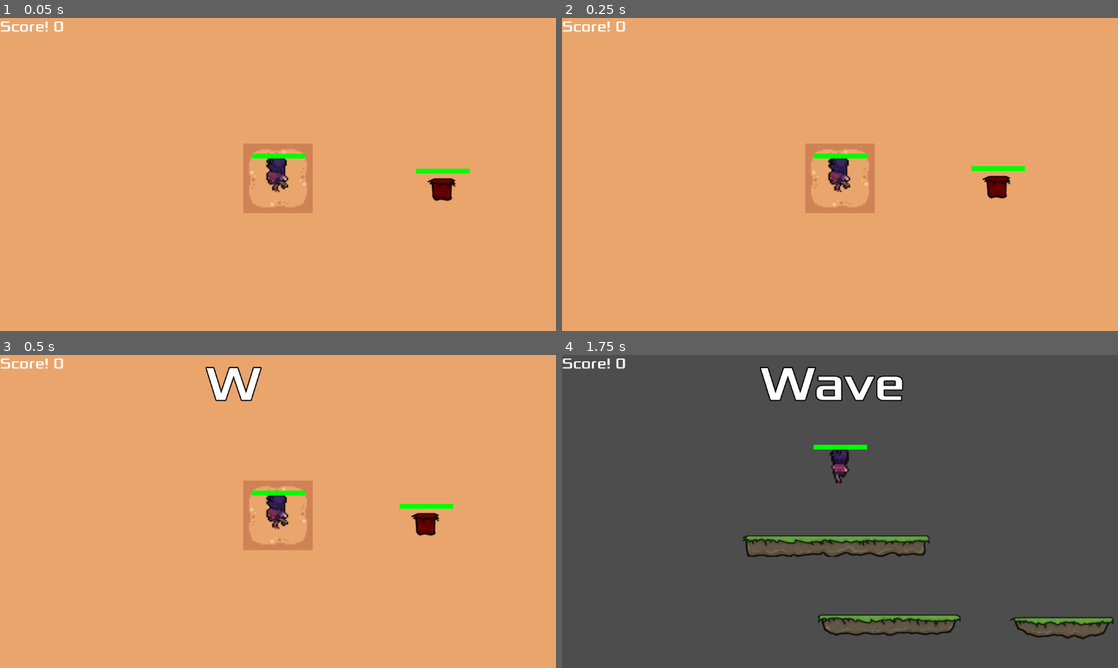
Above: before the commit, frames 1-4 (two rows, left to right).
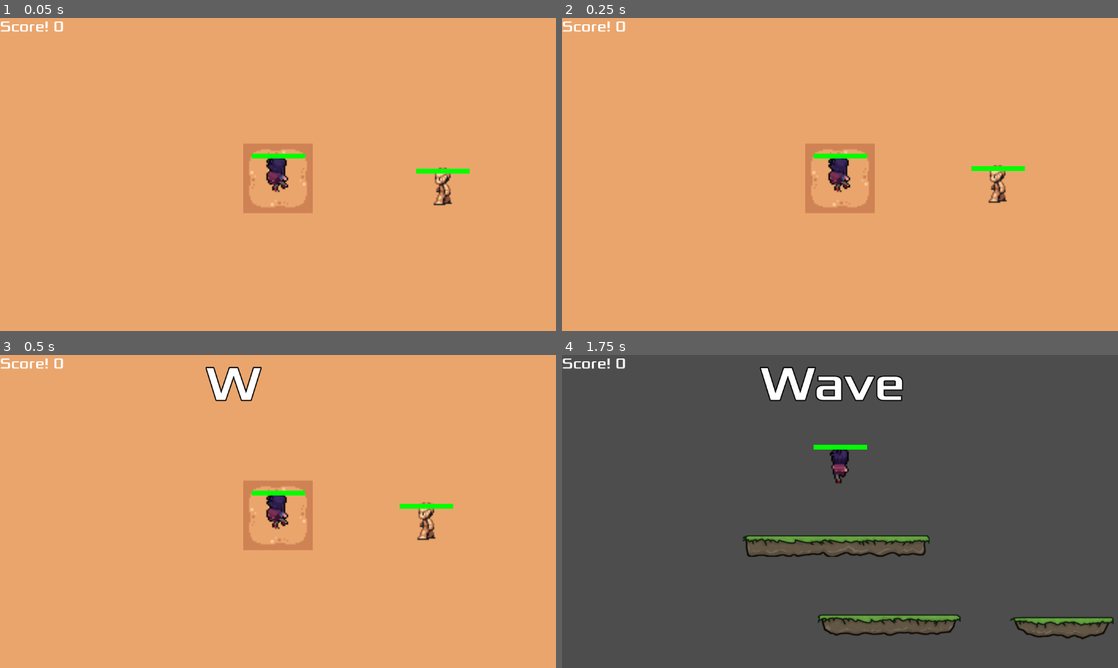
Above: after the commit, the same moments.

Repository: AlfredoAlfredo1313/ProjJogos
Game: Godot game, scene res://Main.tscn
Same seed, same stepped clock (60 frames per second), same inputs: the game is played once before the commit and once after it. The engine's default icon, where the game draws it, is replaced by a stand-in: a white triangle on a blue panel in a dark square.
Inputs (mouse positions are in pixels of both pictures, inside the frame that each line leads up to):
- Up to frame 1 (0.05 s): no input
- Up to frame 2 (0.25 s): no input
- Up to frame 3 (0.5 s): no input
- Up to frame 4 (1.75 s): move the mouse to (812, 574) at 0.52 s; press the mouse at (812, 574) at 0.53 s; hold W (up) from 0.53 s (still down); move the mouse to (1006, 558) at 1.27 s; release the mouse at (1006, 558) at 1.28 s; tap 2 (go_to_level_2) at 1.35 s

The runs differ from the first frame. In frame 1, 0.4% of the frame differs, in the area x 76-82%, y 47-60%; in frame 2, 0.4%; in frame 3, 0.4%; in frame 4, nothing differs.

Commit message:
Enemy Sprite Animation

Diff:
--- a/Inimigos/Enemy.tscn
+++ b/Inimigos/Enemy.tscn
@@ -1,8 +1,8 @@
-[gd_scene load_steps=11 format=3 uid="uid://bgkdd4vdlmf21"]
+[gd_scene load_steps=42 format=3 uid="uid://bgkdd4vdlmf21"]
 
 [ext_resource type="Script" uid="uid://cbfdknisylbek" path="res://Common/Destructable.gd" id="1_nx8t7"]
+[ext_resource type="Texture2D" uid="uid://y6o2ptmn8esj" path="res://Sprites/EnemyWalk/char_a_p1_0bas_humn_v01.png" id="2_lkj6i"]
 [ext_resource type="Script" uid="uid://cohaxtuojrepf" path="res://Inimigos/EnemySimple.gd" id="2_qp4pf"]
-[ext_resource type="Texture2D" uid="uid://14w11dhp3ddy" path="res://Sprites/grass5.png" id="3_5alsf"]
 [ext_resource type="Script" uid="uid://iljegkamfg0y" path="res://Weapons/BasicGun.gd" id="3_lkj6i"]
 [ext_resource type="PackedScene" uid="uid://ciu6qrhn3f35e" path="res://Weapons/Bullet.tscn" id="4_4tag4"]
 [ext_resource type="Shader" uid="uid://1wjb43dlttla" path="res://Common/HealthBar.gdshader" id="4_nek54"]
@@ -10,25 +10,252 @@
 [sub_resource type="RectangleShape2D" id="RectangleShape2D_7fl83"]
 size = Vector2(50, 49)
 
-[sub_resource type="Shader" id="Shader_s5683"]
-code = "shader_type canvas_item;
-
-void vertex() {
-	// Called for every vertex the material is visible on.
-}
-
-void fragment() {
-	// Called for every pixel the material is visible on.
-}
-
-//void light() {
-//	// Called for every pixel for every light affecting the CanvasItem.
-//	// Uncomment to replace the default light processing function with this one.
-//}
-"
-
-[sub_resource type="ShaderMaterial" id="ShaderMaterial_p5226"]
-shader = SubResource("Shader_s5683")
+[sub_resource type="AtlasTexture" id="AtlasTexture_lkj6i"]
+atlas = ExtResource("2_lkj6i")
+region = Rect2(0, 256, 64, 64)
+
+[sub_resource type="AtlasTexture" id="AtlasTexture_4tag4"]
+atlas = ExtResource("2_lkj6i")
+region = Rect2(64, 256, 64, 64)
+
+[sub_resource type="AtlasTexture" id="AtlasTexture_pg7la"]
+atlas = ExtResource("2_lkj6i")
+region = Rect2(128, 256, 64, 64)
+
+[sub_resource type="AtlasTexture" id="AtlasTexture_p1q8x"]
+atlas = ExtResource("2_lkj6i")
+region = Rect2(192, 256, 64, 64)
+
+[sub_resource type="AtlasTexture" id="AtlasTexture_efp08"]
+atlas = ExtResource("2_lkj6i")
+region = Rect2(256, 256, 64, 64)
+
+[sub_resource type="AtlasTexture" id="AtlasTexture_ewu85"]
+atlas = ExtResource("2_lkj6i")
+region = Rect2(320, 256, 64, 64)
+
+[sub_resource type="AtlasTexture" id="AtlasTexture_vhmib"]
+atlas = ExtResource("2_lkj6i")
+region = Rect2(384, 256, 64, 64)
+
+[sub_resource type="AtlasTexture" id="AtlasTexture_h31us"]
+atlas = ExtResource("2_lkj6i")
+region = Rect2(448, 256, 64, 64)
+
+[sub_resource type="AtlasTexture" id="AtlasTexture_42qvb"]
+atlas = ExtResource("2_lkj6i")
+region = Rect2(0, 448, 64, 64)
+
+[sub_resource type="AtlasTexture" id="AtlasTexture_46lft"]
+atlas = ExtResource("2_lkj6i")
+region = Rect2(64, 448, 64, 64)
+
+[sub_resource type="AtlasTexture" id="AtlasTexture_8f0ts"]
+atlas = ExtResource("2_lkj6i")
+region = Rect2(128, 448, 64, 64)
+
+[sub_resource type="AtlasTexture" id="AtlasTexture_8nhqd"]
+atlas = ExtResource("2_lkj6i")
+region = Rect2(192, 448, 64, 64)
+
+[sub_resource type="AtlasTexture" id="AtlasTexture_103bq"]
+atlas = ExtResource("2_lkj6i")
+region = Rect2(256, 448, 64, 64)
+
+[sub_resource type="AtlasTexture" id="AtlasTexture_ejwu1"]
+atlas = ExtResource("2_lkj6i")
+region = Rect2(320, 448, 64, 64)
+
+[sub_resource type="AtlasTexture" id="AtlasTexture_vp4gm"]
+atlas = ExtResource("2_lkj6i")
+region = Rect2(384, 448, 64, 64)
+
+[sub_resource type="AtlasTexture" id="AtlasTexture_84cin"]
+atlas = ExtResource("2_lkj6i")
+region = Rect2(448, 448, 64, 64)
+
+[sub_resource type="AtlasTexture" id="AtlasTexture_tmj4l"]
+atlas = ExtResource("2_lkj6i")
+region = Rect2(0, 384, 64, 64)
+
+[sub_resource type="AtlasTexture" id="AtlasTexture_ybiya"]
+atlas = ExtResource("2_lkj6i")
+region = Rect2(64, 384, 64, 64)
+
+[sub_resource type="AtlasTexture" id="AtlasTexture_wrna3"]
+atlas = ExtResource("2_lkj6i")
+region = Rect2(128, 384, 64, 64)
+
+[sub_resource type="AtlasTexture" id="AtlasTexture_c1702"]
+atlas = ExtResource("2_lkj6i")
+region = Rect2(192, 384, 64, 64)
+
+[sub_resource type="AtlasTexture" id="AtlasTexture_afmi2"]
+atlas = ExtResource("2_lkj6i")
+region = Rect2(256, 384, 64, 64)
+
+[sub_resource type="AtlasTexture" id="AtlasTexture_pr1qh"]
+atlas = ExtResource("2_lkj6i")
+region = Rect2(320, 384, 64, 64)
+
+[sub_resource type="AtlasTexture" id="AtlasTexture_upa5f"]
+atlas = ExtResource("2_lkj6i")
+region = Rect2(384, 384, 64, 64)
+
+[sub_resource type="AtlasTexture" id="AtlasTexture_wo5ua"]
+atlas = ExtResource("2_lkj6i")
+region = Rect2(448, 384, 64, 64)
+
+[sub_resource type="AtlasTexture" id="AtlasTexture_o8yv1"]
+atlas = ExtResource("2_lkj6i")
+region = Rect2(0, 320, 64, 64)
+
+[sub_resource type="AtlasTexture" id="AtlasTexture_xfj20"]
+atlas = ExtResource("2_lkj6i")
+region = Rect2(64, 320, 64, 64)
+
+[sub_resource type="AtlasTexture" id="AtlasTexture_kiwik"]
+atlas = ExtResource("2_lkj6i")
+region = Rect2(128, 320, 64, 64)
+
+[sub_resource type="AtlasTexture" id="AtlasTexture_mww1c"]
+atlas = ExtResource("2_lkj6i")
+region = Rect2(192, 320, 64, 64)
+
+[sub_resource type="AtlasTexture" id="AtlasTexture_kxi7n"]
+atlas = ExtResource("2_lkj6i")
+region = Rect2(256, 320, 64, 64)
+
+[sub_resource type="AtlasTexture" id="AtlasTexture_878ck"]
+atlas = ExtResource("2_lkj6i")
+region = Rect2(320, 320, 64, 64)
+
+[sub_resource type="AtlasTexture" id="AtlasTexture_usxhk"]
+atlas = ExtResource("2_lkj6i")
+region = Rect2(384, 320, 64, 64)
+
+[sub_resource type="AtlasTexture" id="AtlasTexture_ecl2i"]
+atlas = ExtResource("2_lkj6i")
+region = Rect2(448, 320, 64, 64)
+
+[sub_resource type="SpriteFrames" id="SpriteFrames_46lft"]
+animations = [{
+"frames": [{
+"duration": 1.0,
+"texture": SubResource("AtlasTexture_lkj6i")
+}, {
+"duration": 1.0,
+"texture": SubResource("AtlasTexture_4tag4")
+}, {
+"duration": 1.0,
+"texture": SubResource("AtlasTexture_pg7la")
+}, {
+"duration": 1.0,
+"texture": SubResource("AtlasTexture_p1q8x")
+}, {
+"duration": 1.0,
+"texture": SubResource("AtlasTexture_efp08")
+}, {
+"duration": 1.0,
+"texture": SubResource("AtlasTexture_ewu85")
+}, {
+"duration": 1.0,
+"texture": SubResource("AtlasTexture_vhmib")
+}, {
+"duration": 1.0,
+"texture": SubResource("AtlasTexture_h31us")
+}],
+"loop": true,
+"name": &"down",
+"speed": 5.0
+}, {
+"frames": [{
+"duration": 1.0,
+"texture": SubResource("AtlasTexture_42qvb")
+}, {
+"duration": 1.0,
+"texture": SubResource("AtlasTexture_46lft")
+}, {
+"duration": 1.0,
+"texture": SubResource("AtlasTexture_8f0ts")
+}, {
+"duration": 1.0,
+"texture": SubResource("AtlasTexture_8nhqd")
+}, {
+"duration": 1.0,
+"texture": SubResource("AtlasTexture_103bq")
+}, {
+"duration": 1.0,
+"texture": SubResource("AtlasTexture_ejwu1")
+}, {
+"duration": 1.0,
+"texture": SubResource("AtlasTexture_vp4gm")
+}, {
+"duration": 1.0,
+"texture": SubResource("AtlasTexture_84cin")
+}],
+"loop": true,
+"name": &"left",
+"speed": 5.0
+}, {
+"frames": [{
+"duration": 1.0,
+"texture": SubResource("AtlasTexture_tmj4l")
+}, {
+"duration": 1.0,
+"texture": SubResource("AtlasTexture_ybiya")
+}, {
+"duration": 1.0,
+"texture": SubResource("AtlasTexture_wrna3")
+}, {
+"duration": 1.0,
+"texture": SubResource("AtlasTexture_c1702")
+}, {
+"duration": 1.0,
+"texture": SubResource("AtlasTexture_afmi2")
+}, {
+"duration": 1.0,
+"texture": SubResource("AtlasTexture_pr1qh")
+}, {
+"duration": 1.0,
+"texture": SubResource("AtlasTexture_upa5f")
+}, {
+"duration": 1.0,
+"texture": SubResource("AtlasTexture_wo5ua")
+}],
+"loop": true,
+"name": &"right",
+"speed": 5.0
+}, {
+"frames": [{
+"duration": 1.0,
+"texture": SubResource("AtlasTexture_o8yv1")
+}, {
+"duration": 1.0,
+"texture": SubResource("AtlasTexture_xfj20")
+}, {
+"duration": 1.0,
+"texture": SubResource("AtlasTexture_kiwik")
+}, {
+"duration": 1.0,
+"texture": SubResource("AtlasTexture_mww1c")
+}, {
+"duration": 1.0,
+"texture": SubResource("AtlasTexture_kxi7n")
+}, {
+"duration": 1.0,
+"texture": SubResource("AtlasTexture_878ck")
+}, {
+"duration": 1.0,
+"texture": SubResource("AtlasTexture_usxhk")
+}, {
+"duration": 1.0,
+"texture": SubResource("AtlasTexture_ecl2i")
+}],
+"loop": true,
+"name": &"up",
+"speed": 5.0
+}]
 
 [sub_resource type="ShaderMaterial" id="ShaderMaterial_2p5hl"]
 resource_local_to_scene = true
@@ -48,15 +275,16 @@
 shape = SubResource("RectangleShape2D_7fl83")
 script = ExtResource("2_qp4pf")
 
+[node name="AnimatedSprite2D" type="AnimatedSprite2D" parent="CollisionShape2D"]
+position = Vector2(2, -0.5)
+scale = Vector2(2.67, 2.67)
+sprite_frames = SubResource("SpriteFrames_46lft")
+animation = &"left"
+
 [node name="BasicGun" type="Node2D" parent="CollisionShape2D"]
 script = ExtResource("3_lkj6i")
 bullet = ExtResource("4_4tag4")
 damage_layer = Array[int]([0, 2])
-
-[node name="Sprite2D" type="Sprite2D" parent="."]
-modulate = Color(1, 0, 0, 1)
-material = SubResource("ShaderMaterial_p5226")
-texture = ExtResource("3_5alsf")
 
 [node name="ColorRect" type="ColorRect" parent="."]
 material = SubResource("ShaderMaterial_2p5hl")
--- a/Inimigos/EnemySimple.gd
+++ b/Inimigos/EnemySimple.gd
@@ -7,14 +7,27 @@
 var offset : Vector2
 var x:int = 0
 @onready var basic_gun = $BasicGun as IGun
+@onready var sprite = $AnimatedSprite2D
 
 func _process(delta):
 	var direction = (target_point - global_position).normalized()
+
+	# Movimento
 	get_parent().position += direction * speed * delta
-	if x>200:
+
+	# Disparo
+	if x > 200:
 		basic_gun.enemy_shoot(player.global_position)
 		x = 0
-	x = x+1
+	x += 1
+
+	# Animação
+	if direction.length() > 0.1:  # Evita animação quando parado
+		var dir_name = get_direction_name(direction)
+		if sprite.animation != dir_name:
+			sprite.play(dir_name)
+	else:
+		sprite.stop()
 
 func get_random_point_near_player(player_position: Vector2, radius: float) -> Vector2:
 	var angle = randf() * TAU
@@ -28,3 +41,9 @@
 	if pos.distance_to(player.global_position) >= pos.distance_to(player.global_position + offset):
 		offset = get_random_point_near_player(player.global_position, orbit_radius)
 	target_point = player.global_position + offset
+
+func get_direction_name(direction: Vector2) -> String:
+	if abs(direction.x) > abs(direction.y):
+		return "right" if direction.x > 0 else "left"
+	else:
+		return "down" if direction.y > 0 else "up"
Binary file added: Sprites/EnemyWalk/char_a_p1_0bas_humn_v01.png
Not shown, added: Sprites/EnemyWalk/char_a_p1_0bas_humn_v01.png.import
